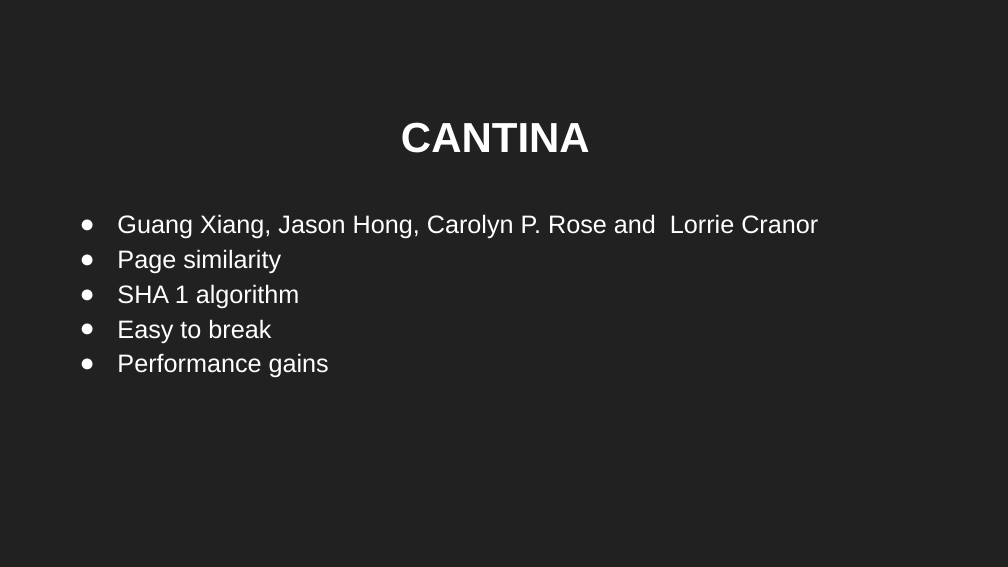
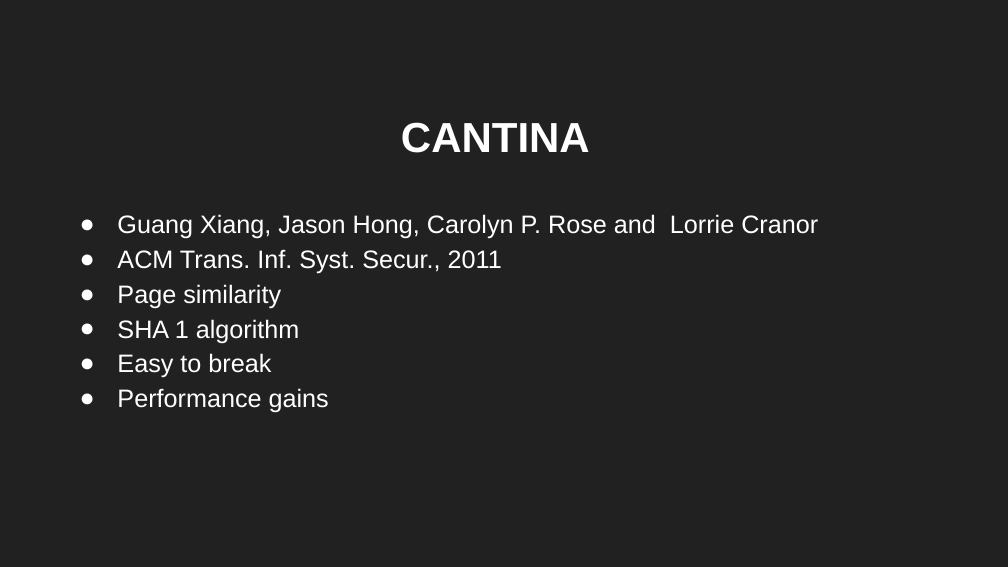
Before and after one commit to sbenstewart/cantina-plus, a slide deck: slide 7 of mail these/first/FYP First.pptx. Drawn at 1008x567 pixels with LibreOffice and Linux fonts; fonts in the diff are those of the drawing. Boxes give left, top, right and bottom in pixels: in the first picture for what was removed or moved away, otherwise in the second. Text is boxed around its words. In the diff, an @@ line names an element or a change of style, - is before the commit and + after.

```diff
--- a/mail these/first/FYP First.pptx
+++ b/mail these/first/FYP First.pptx
@@ subtitle at <box>117,249,502,274</box>: paragraph added @@
+● ACM Trans. Inf. Syst. Secur., 2011
```
Also in this commit, not shown: 3 other slides changed, 5 slides added, 3 other files.
